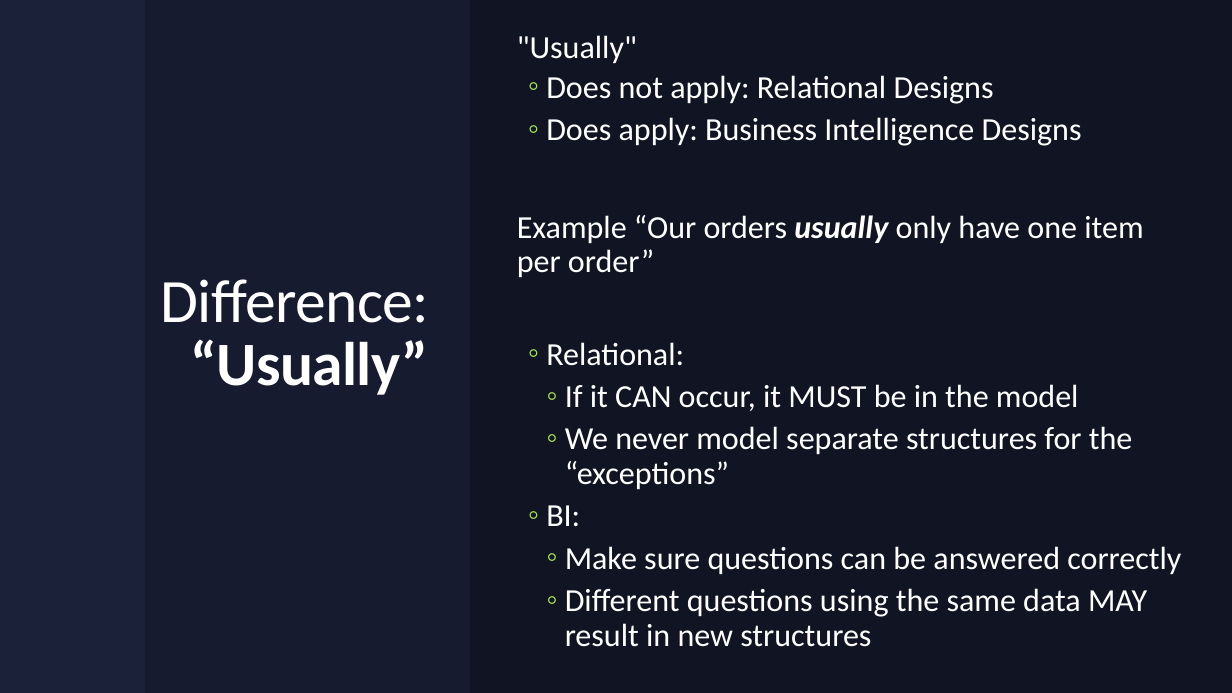
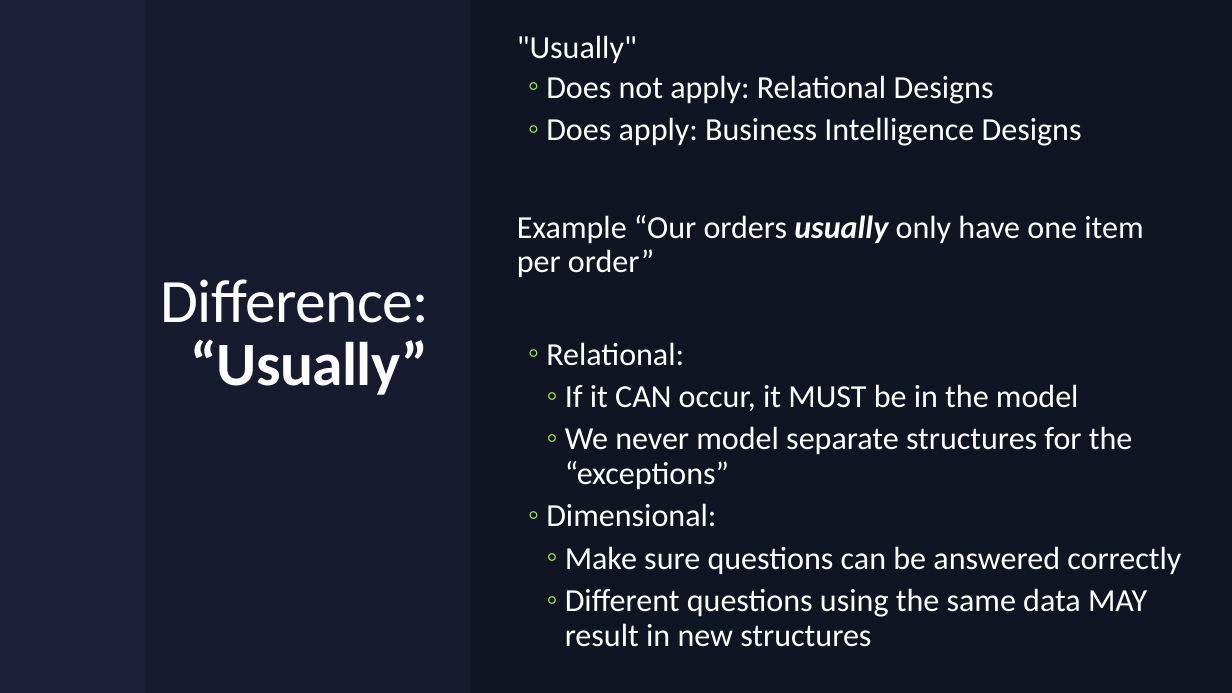
Before and after one commit to drsqlgithub/Presentation-Downloads, a slide deck: slide 18 of BI Versus Relational Design/Bi Versus Relational.pptx. Drawn at 1232x693 pixels with LibreOffice and Linux fonts; fonts in the diff are those of the drawing. Boxes give left, top, right and bottom in pixels: in the first picture for what was removed or moved away, otherwise in the second. Text is boxed around its words. In the diff, an @@ line names an element or a change of style, - is before the commit and + after.

Commit message:
slight upgrades to remove BI and make it Dimensional

```diff
--- a/BI Versus Relational Design/Bi Versus Relational.pptx
+++ b/BI Versus Relational Design/Bi Versus Relational.pptx
@@ text at <box>546,503,716,527</box>: text changed @@
-  ◦ BI:
+  ◦ Dimensional:
```
Also in this commit, not shown: 7 other slides changed.
